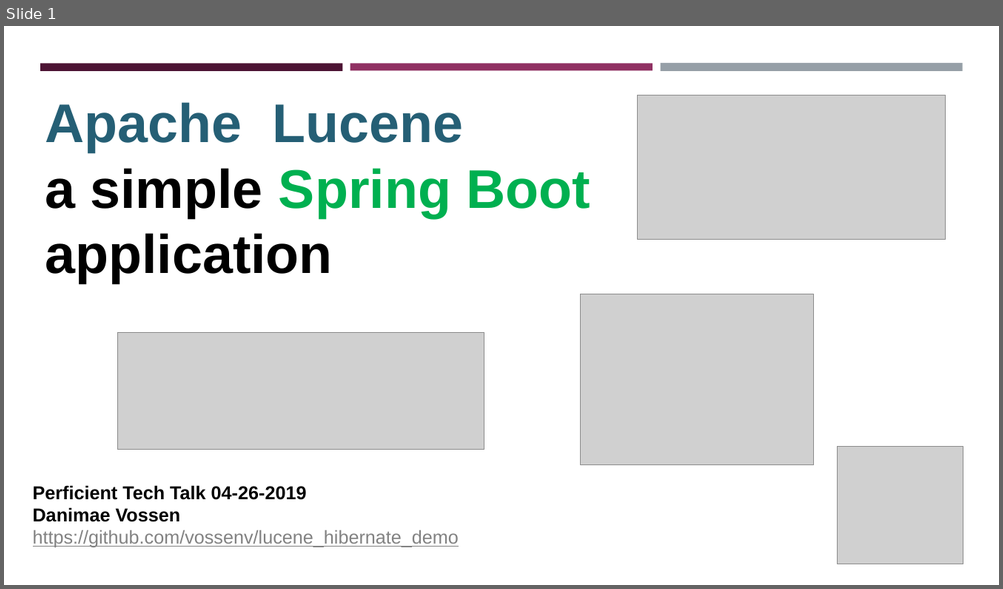
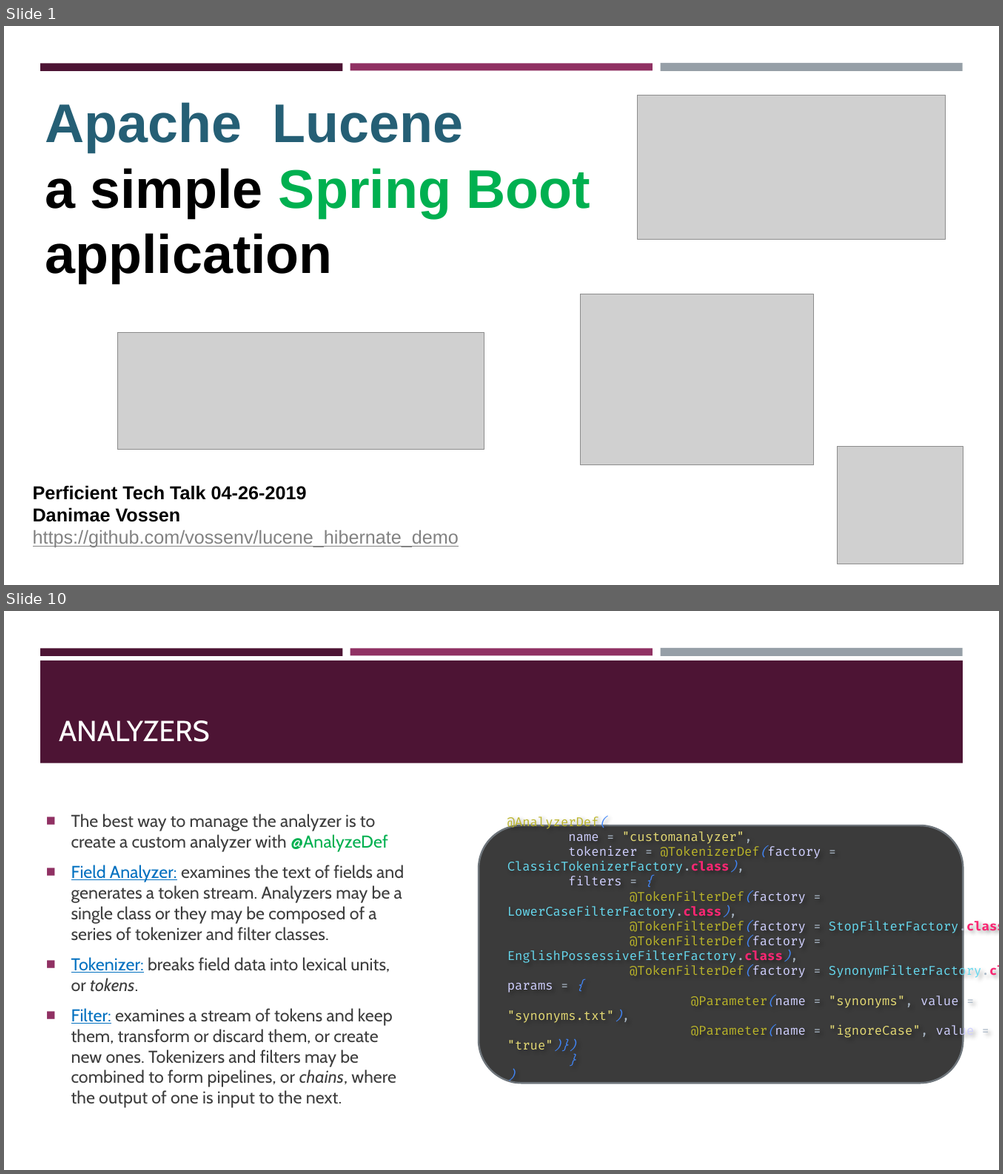
Before and after one commit to vossenv/lucene_hibernate_demo, a slide deck: lucenify.pptx. Shown one above the other, each under a label of ours: slide 1 before the commit, slides 1 and 10 after it; the slides between them are not shown. The pictures are 1003x589 and 1003x1174 pixels, drawn with LibreOffice and Linux fonts; fonts in the diff are those of the drawing; grey boxes stand for pictures. Boxes give left, top, right and bottom in pixels: in the first picture for what was removed or moved away, otherwise in the second. Text is boxed around its words. In the diff, an @@ line names an element or a change of style, - is before the commit and + after.

```diff
--- a/lucenify.pptx
+++ b/lucenify.pptx
@@ slide 10 added at (x1=4, y1=611, x2=999, y2=1170), background #FFFFFF; not listed: 3 template elements that a slide beside it also shows @@
@@ rectangle added at (x1=40, y1=661, x2=963, y2=763), fill #4D1434 @@
@@ title added at (x1=59, y1=721, x2=210, y2=742), 28 pt, text #FFFFFF @@
+ANALYZERS
@@ text added at (x1=71, y1=814, x2=404, y2=1108), 16.6 pt, text #3D3D3D @@
+■ The best way to manage the analyzer is to create a custom analyzer with @AnalyzeDef
+■ Field Analyzer: examines the text of fields and generates a token stream. Analyzers may be a single class or they may be composed of a series of tokenizer and filter classes.
+■ Tokenizer: breaks field data into lexical units, or tokens.
+■ Filter: examines a stream of tokens and keep them, transform or discard them, or create new ones. Tokenizers and filters may be combined to form pipelines, or chains, where the output of one is input to the next.
@@ rounded rectangle added at (x1=478, y1=826, x2=963, y2=1084), fill #3B3B3B, outline #6F767C 1.75 pt @@
@@ text added at (x1=507, y1=817, x2=999, y2=1050), 12 pt, text #66D9EF @@
+@AnalyzerDef(
+name = "customanalyzer",
+tokenizer = @TokenizerDef(factory = ClassicTokenizerFactory.class),
+filters = {
+@TokenFilterDef(factory = LowerCaseFilterFactory.class),
+@TokenFilterDef(factory = StopFilterFactory.class),
+@TokenFilterDef(factory = EnglishPossessiveFilterFactory.class),
+@TokenFilterDef(factory = SynonymFilterFactory.class, params = {
+@Parameter(name = "synonyms", value = "synonyms.txt"),
+@Parameter(name = "ignoreCase", value = "true")})
+}
+)
```
Also in this commit, not shown: 4 slides changed, 9 other slides added, 2 slides removed, 6 other files.
